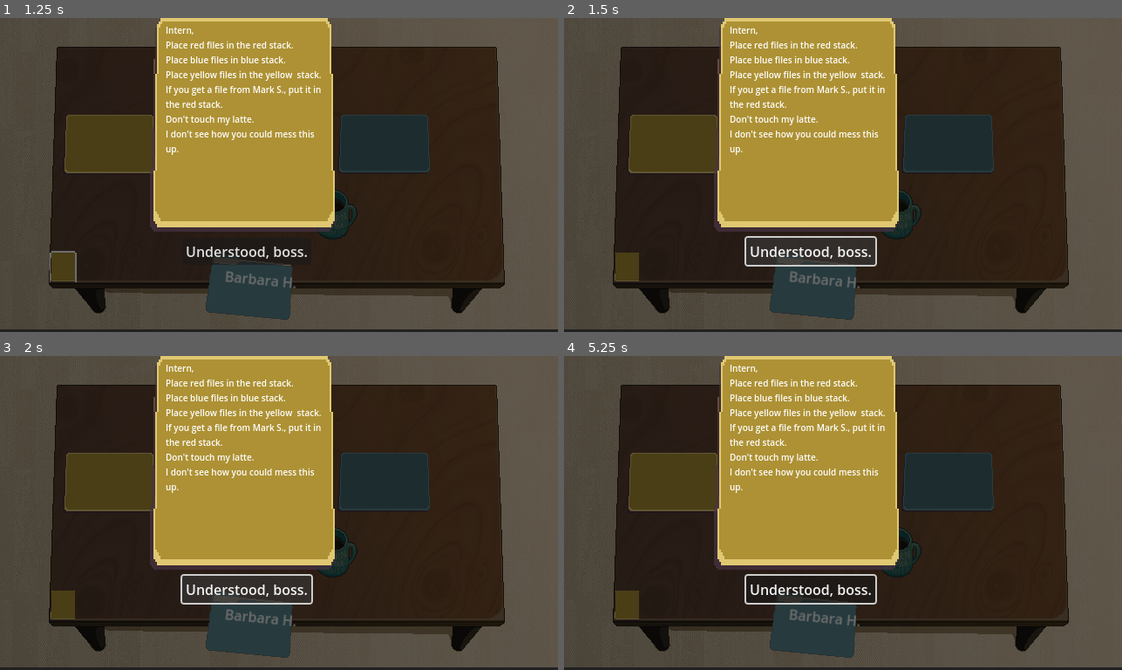
Above: before the commit, frames 1-4 (two rows, left to right).
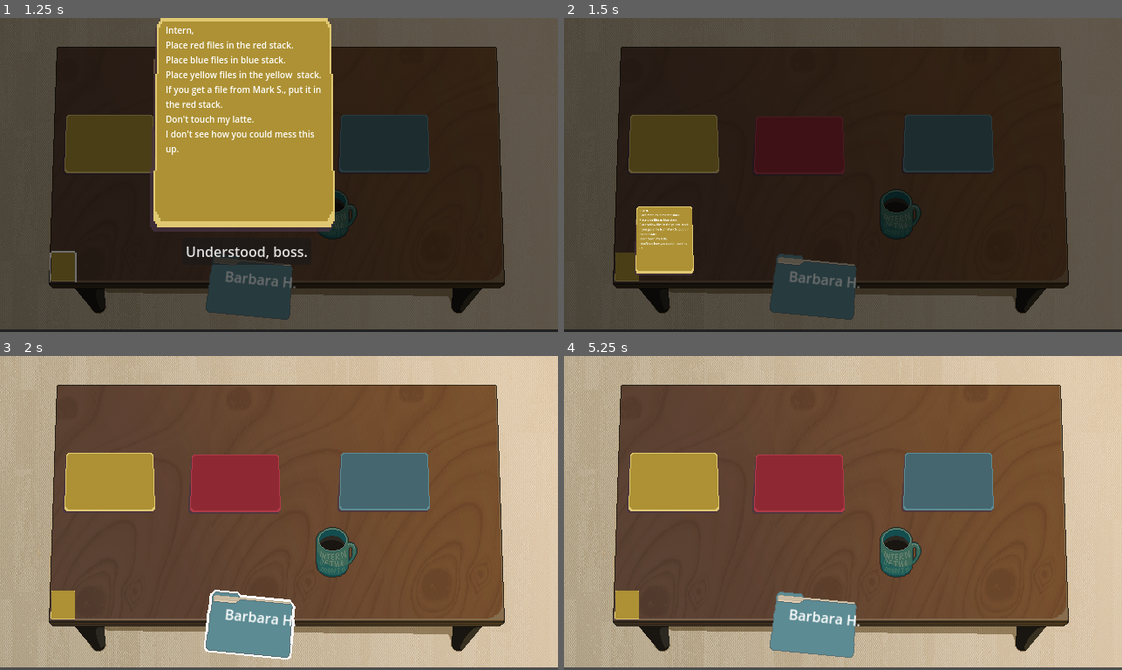
Above: after the commit, the same moments.

Repository: milk9111/godot-wild-jam-79
Game: Godot game, scene res://day_two.tscn
Two runs of this game, one before a commit and one after it. Both use one fixed random seed, a clock stepped at 60 frames per second and the inputs below. This scene is started directly instead of the project's main scene.
Inputs (mouse positions are in pixels of both pictures, inside the frame that each line leads up to):
- Up to frame 1 (1.25 s): click (61, 266) at 0.5 s
- Up to frame 2 (1.5 s): click (809, 250) at 1.25 s, where only the run after the commit has a clickable "Understood, boss."
- Up to frame 3 (2 s): no input
- Up to frame 4 (5.25 s): click (625, 604) at 2.02 s; click (809, 588) at 2.75 s, where only the run after the commit has a clickable "Understood, boss."; click (625, 604) at 3.52 s; click (809, 588) at 4.25 s, where only the run after the commit has a clickable "Understood, boss."; tap Enter at 5 s; move the mouse to (965, 497) at 5.02 s

Frame 1 is identical in both runs. In frame 2, 25% of the frame differs, in the area x 12-60%, y 0-82%; in frame 3, 99%; in frame 4, 99%, in the area x 0-100%, y 0-100%.

Commit message:
Forgot to change process settings like I did in day_one

Diff:
--- a/day_two.tscn
+++ b/day_two.tscn
@@ -320,12 +320,14 @@
 texture_normal = ExtResource("9_4e7rn")
 
 [node name="AnimationPlayer" type="AnimationPlayer" parent="."]
+process_mode = 3
 root_node = NodePath("../DirectionsSplash")
 libraries = {
 &"": SubResource("AnimationLibrary_256nn")
 }
 
 [node name="DirectionsSplash" type="CanvasLayer" parent="."]
+process_mode = 3
 
 [node name="Control" type="Node2D" parent="DirectionsSplash"]
 
